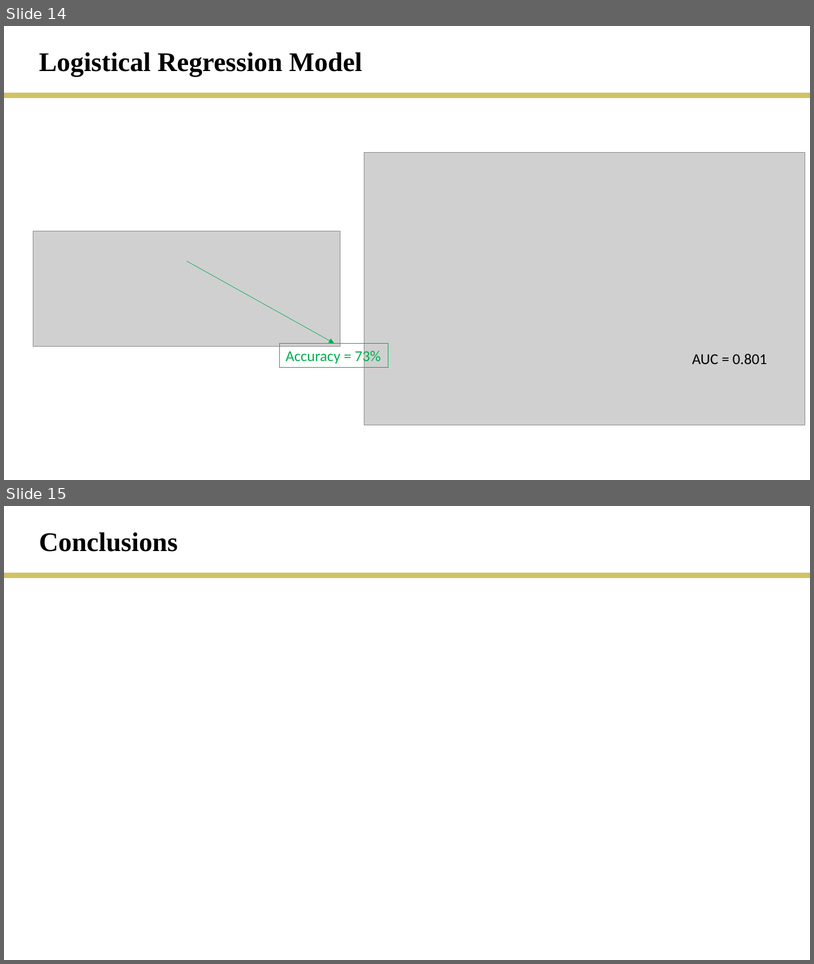
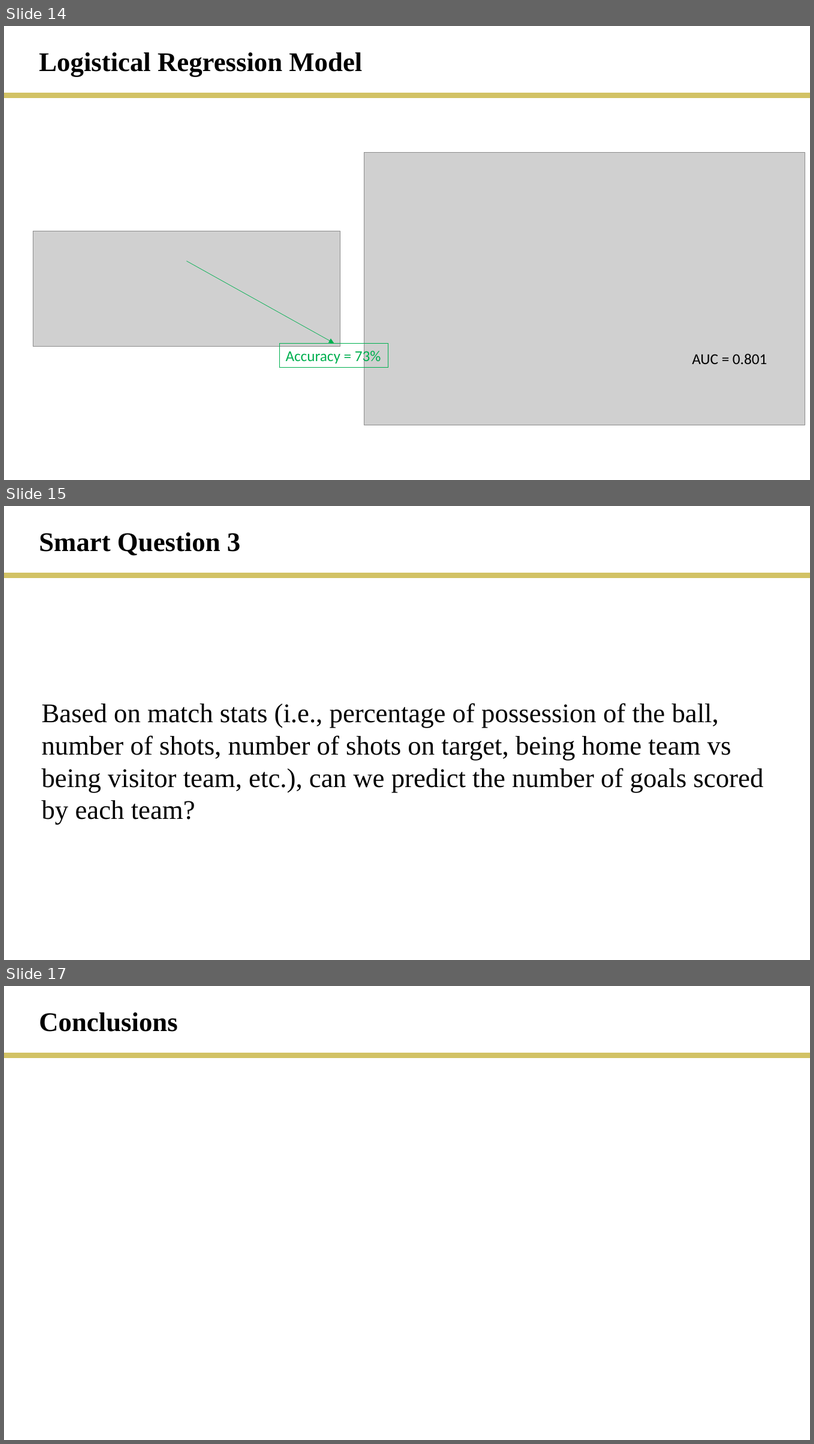
Before and after one commit to rmesina/T2_Codes-R-Us, a slide deck: final_project/T2_final_project.pptx. Shown one above the other, each under a label of ours: slides 14 and 15 before the commit, slides 14, 15 and 17 after it; the slides between them are not shown. The pictures are 814x964 and 814x1444 pixels, drawn with LibreOffice and Linux fonts; fonts in the diff are those of the drawing; grey boxes stand for pictures. Boxes give left, top, right and bottom in pixels: in the first picture for what was removed or moved away, otherwise in the second. Text is boxed around its words. In the diff, an @@ line names an element or a change of style, - is before the commit and + after.

```diff
--- a/final_project/T2_final_project.pptx
+++ b/final_project/T2_final_project.pptx
@@ slide 15 added at [4, 506, 810, 960], background #FFFFFF @@
@@ text added at [39, 532, 240, 556], 32 pt, text #000000, bold @@
+Smart Question 3
@@ line added from (4, 576) to (810, 576), #D2C264 6 pt @@
@@ text added at [42, 703, 764, 825], 32 pt, text #000000 @@
+Based on match stats (i.e., percentage of possession of the ball, number of shots, number of shots on target, being home team vs being visitor team, etc.), can we predict the number of goals scored by each team?
@@ what was slide 15 is now slide 17 @@
```
Also in this commit, not shown: 1 other slide added.
